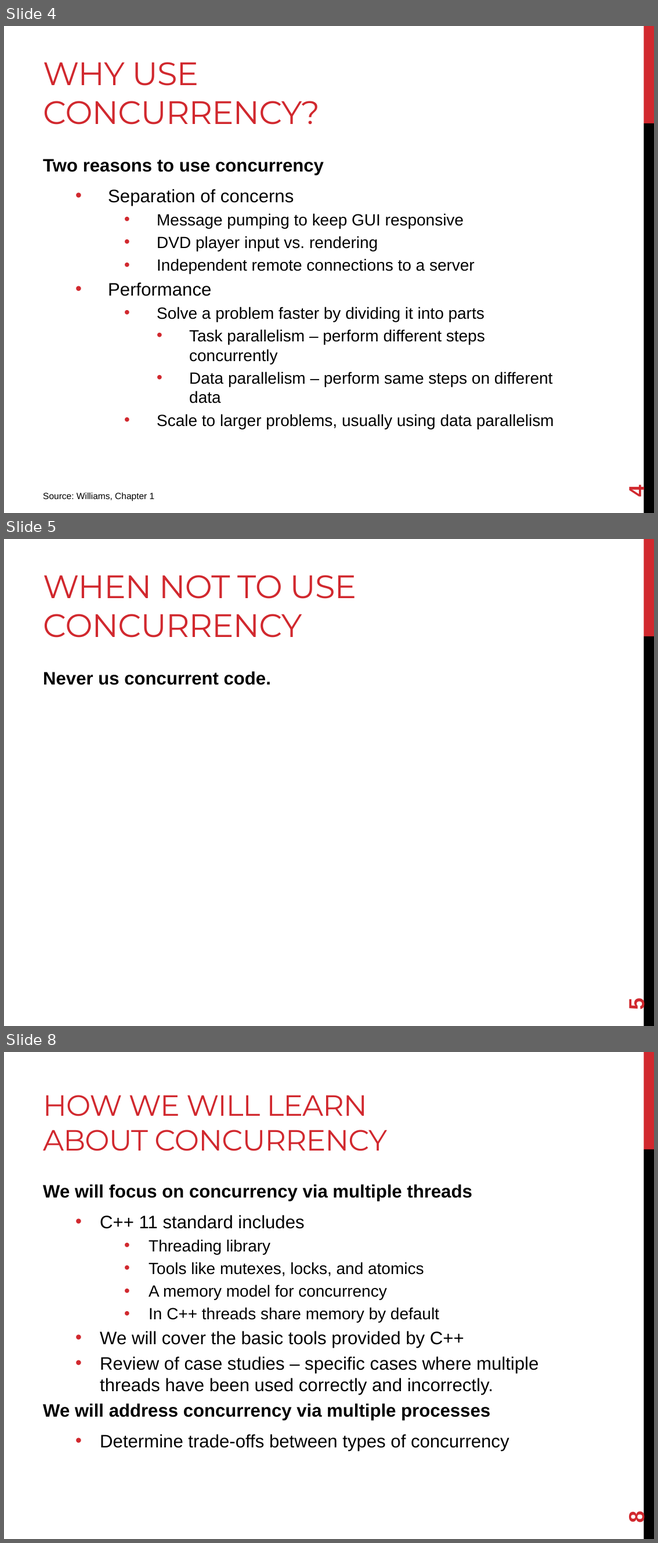
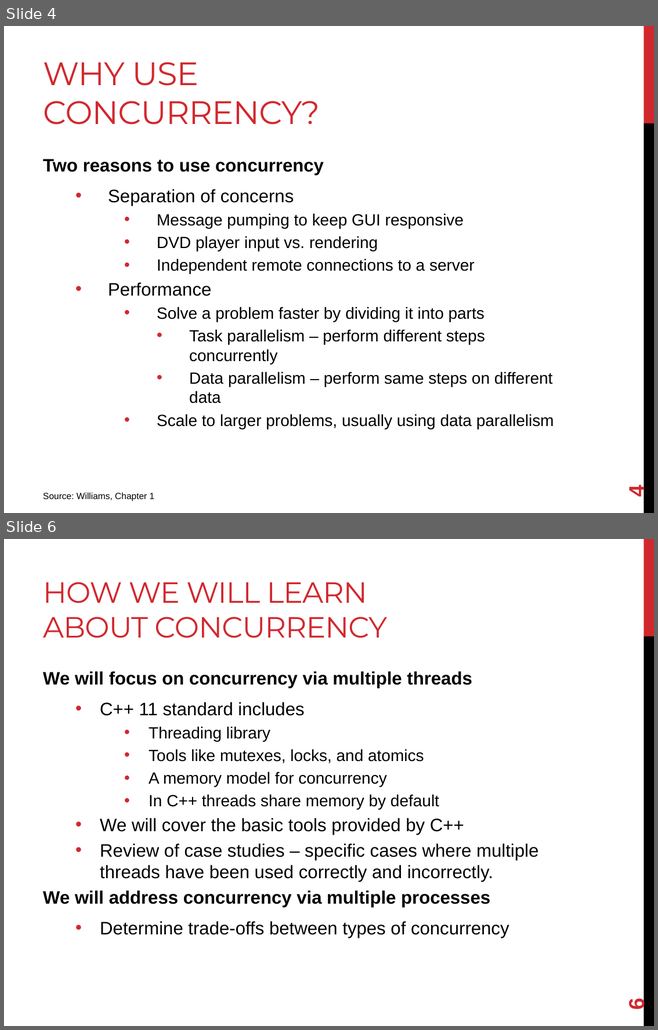
Before and after one commit to joshpeterson/DevelopingConcurrentSoftware, a slide deck: Lectures/Threads/Threads.pptx. Shown one above the other, each under a label of ours: slides 4, 5 and 8 before the commit, slides 4 and 6 after it; the slides between them are not shown. The pictures are 658x1543 and 658x1030 pixels, drawn with LibreOffice and Linux fonts; fonts in the diff are those of the drawing. Boxes give left, top, right and bottom in pixels: in the first picture for what was removed or moved away, otherwise in the second. Text is boxed around its words. In the diff, an @@ line names an element or a change of style, - is before the commit and + after.

```diff
--- a/Lectures/Threads/Threads.pptx
+++ b/Lectures/Threads/Threads.pptx
@@ slide 5 removed at bbox=[4, 539, 654, 1026], background #FFFFFF; not listed: 2 template elements that a slide beside it also shows @@
@@ title removed at bbox=[43, 575, 356, 638] @@
-WHEN NOT TO USE CONCURRENCY
@@ text removed at bbox=[43, 671, 271, 685] @@
-Never us concurrent code.
@@ page number removed at bbox=[624, 1000, 648, 1011] @@
-5
@@ what was slide 8 is now slide 6 @@
@@ page number at bbox=[624, 1000, 648, 1011]: text changed @@
-8
+6
```
Also in this commit, not shown: 1 slide changed, 1 other slide removed.
